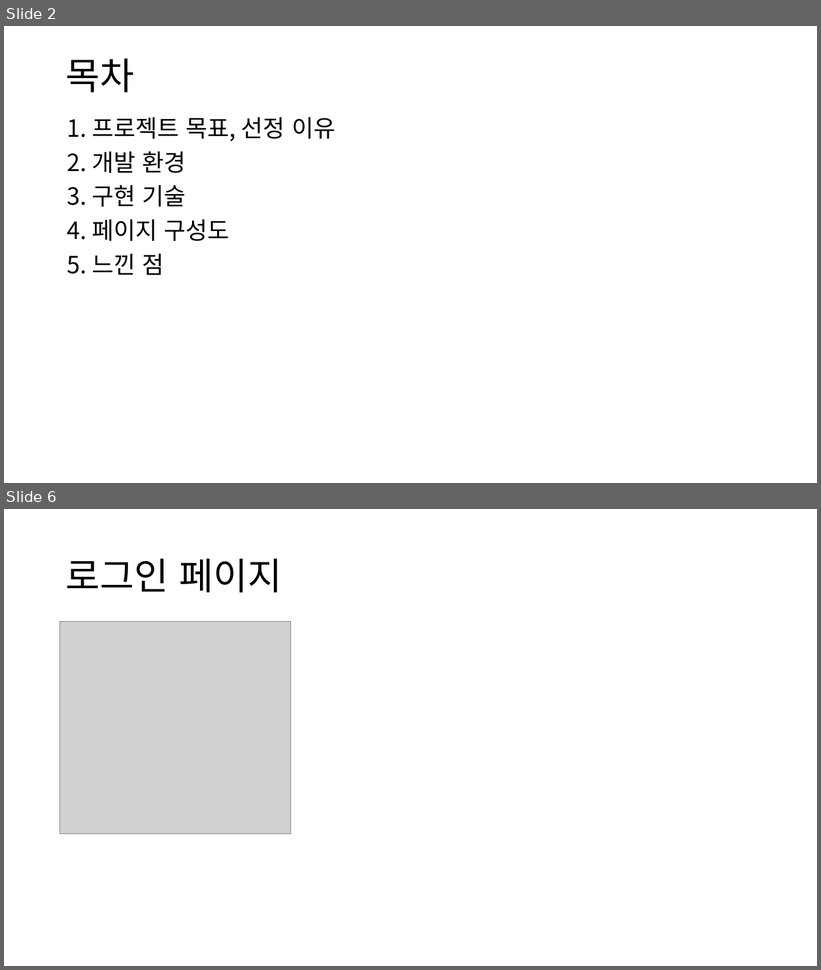
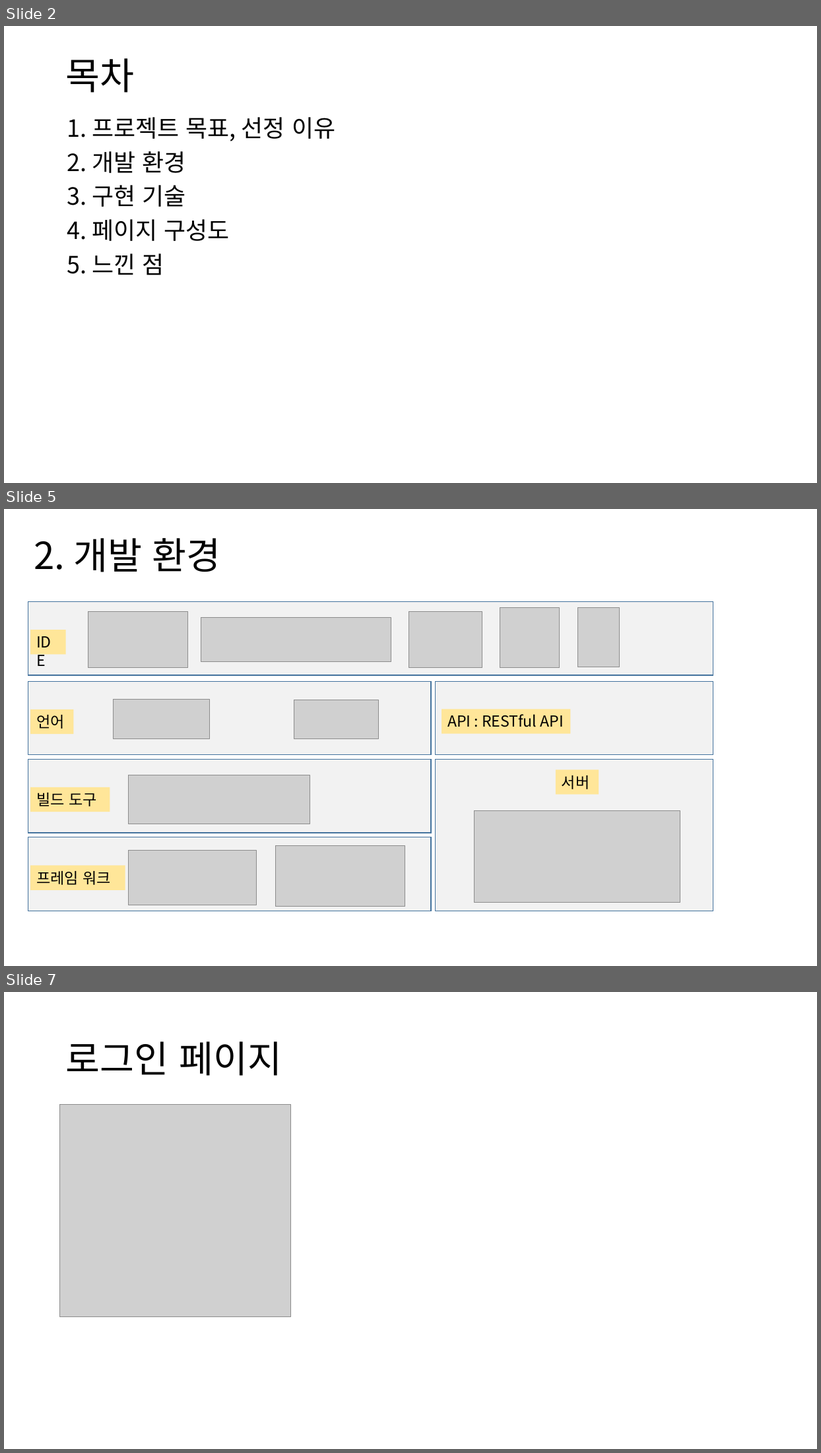
Before and after one commit to NALASAI/SelfIntroduction, a slide deck: 1조 project 포트폴리오(이력서용).pptx. Shown one above the other, each under a label of ours: slides 2 and 6 before the commit, slides 2, 5 and 7 after it; the slides between them are not shown. The pictures are 821x970 and 821x1453 pixels, drawn with LibreOffice and Linux fonts; fonts in the diff are those of the drawing; grey boxes stand for pictures. Boxes give left, top, right and bottom in pixels: in the first picture for what was removed or moved away, otherwise in the second. Text is boxed around its words. In the diff, an @@ line names an element or a change of style, - is before the commit and + after.

```diff
--- a/1조 project 포트폴리오(이력서용).pptx
+++ b/1조 project 포트폴리오(이력서용).pptx
@@ slide 5 added at bbox=[4, 509, 817, 966], background #FFFFFF @@
@@ title added at bbox=[34, 538, 221, 572], 44 pt, text #000000 @@
+2. 개발 환경
@@ rectangle added at bbox=[28, 601, 714, 675], fill #F2F2F2, outline #43739E 1 pt @@
@@ picture added at bbox=[88, 611, 188, 667] @@
@@ picture added at bbox=[201, 618, 391, 662] @@
@@ picture added at bbox=[409, 611, 482, 667] @@
@@ picture added at bbox=[500, 608, 560, 667] @@
@@ picture added at bbox=[578, 608, 620, 667] @@
@@ rectangle added at bbox=[30, 630, 65, 654], fill #FFE699, 18 pt, text #000000 @@
+IDE
@@ rectangle added at bbox=[28, 682, 431, 755], fill #F2F2F2, outline #43739E 1 pt @@
@@ rectangle added at bbox=[435, 682, 714, 755], fill #F2F2F2, outline #43739E 1 pt @@
@@ picture added at bbox=[114, 699, 210, 739] @@
@@ picture added at bbox=[294, 700, 378, 739] @@
@@ rectangle added at bbox=[30, 710, 73, 734], fill #FFE699, 18 pt, text #000000 @@
+언어
@@ rectangle added at bbox=[442, 709, 571, 733], fill #FFE699, 18 pt, text #000000 @@
+API : RESTful API
@@ rectangle added at bbox=[28, 760, 431, 834], fill #F2F2F2, outline #43739E 1 pt @@
@@ rectangle added at bbox=[435, 760, 714, 912], fill #F2F2F2, outline #43739E 1 pt @@
@@ picture added at bbox=[129, 776, 310, 824] @@
@@ rectangle added at bbox=[556, 770, 599, 795], fill #FFE699, 18 pt, text #000000 @@
+서버
@@ rectangle added at bbox=[30, 788, 110, 812], fill #FFE699, 18 pt, text #000000 @@
+빌드 도구
@@ picture added at bbox=[475, 811, 680, 902] @@
@@ rectangle added at bbox=[28, 838, 431, 912], fill #F2F2F2, outline #43739E 1 pt @@
@@ picture added at bbox=[129, 851, 257, 905] @@
@@ picture added at bbox=[275, 846, 405, 907] @@
@@ rectangle added at bbox=[30, 866, 125, 890], fill #FFE699, 18 pt, text #000000 @@
+프레임 워크
@@ what was slide 6 is now slide 7 @@
```
Also in this commit, not shown: 5 slides changed, 2 other slides added, 1 slide removed, 4 other files.
